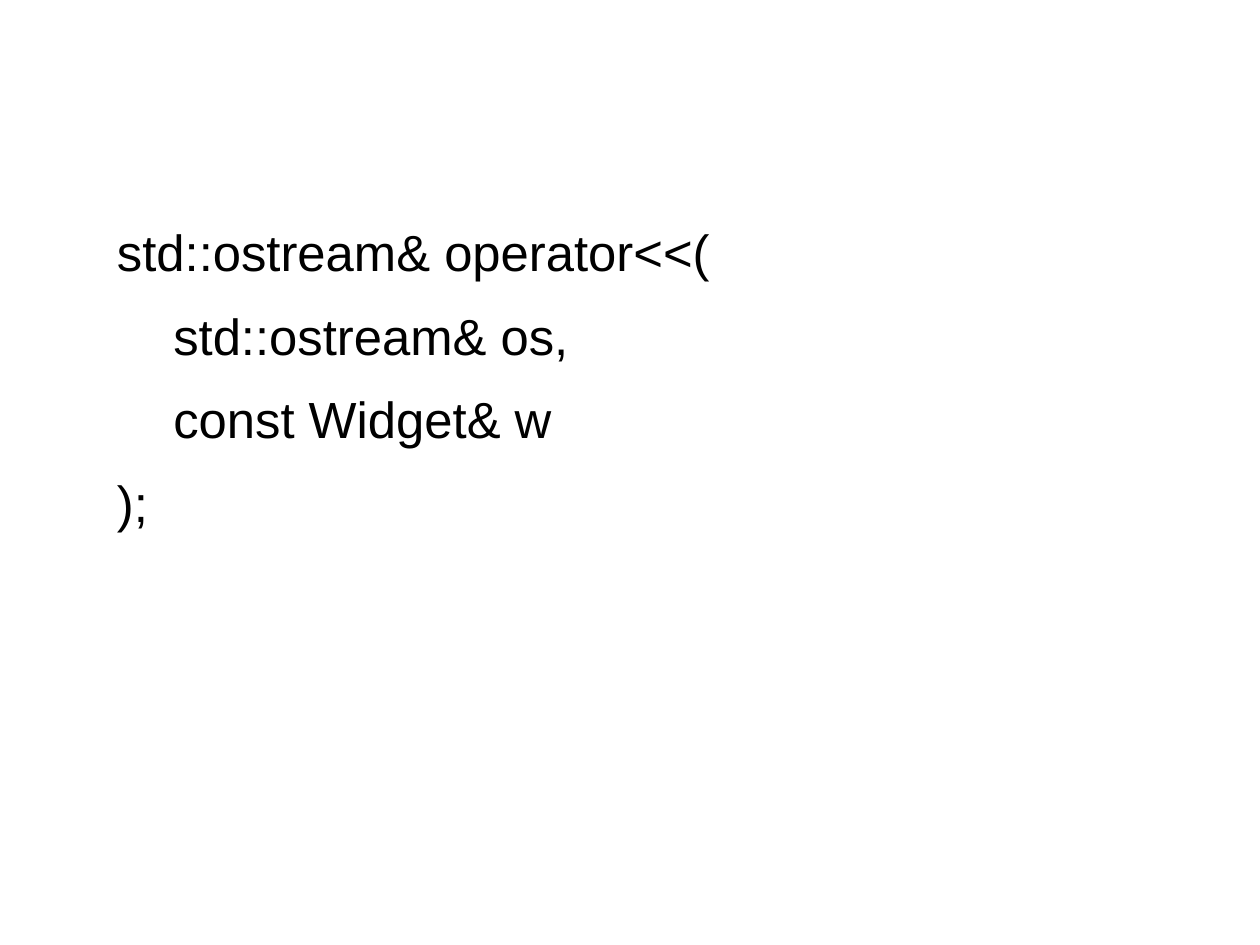
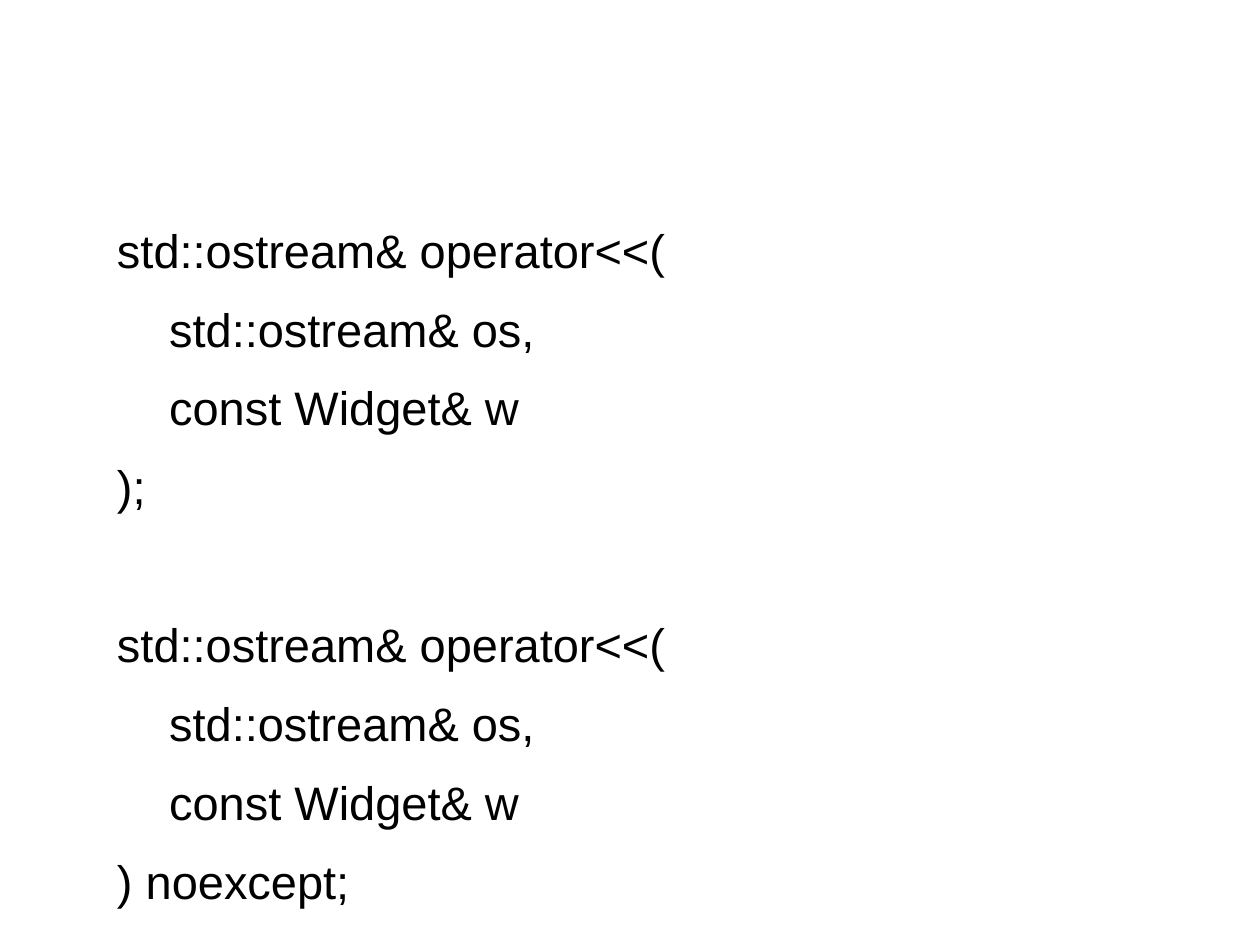
Before and after one commit to richelbilderbeek/CppPresentations, a slide deck: slide 20 of FunctionDesign/FunctionDesign.odp (slide 19 before the commit). Drawn at 1260x945 pixels with LibreOffice and Linux fonts; fonts in the diff are those of the drawing. Boxes give left, top, right and bottom in pixels: in the first picture for what was removed or moved away, otherwise in the second. Text is boxed around its words. In the diff, an @@ line names an element or a change of style, - is before the commit and + after.

```diff
--- a/FunctionDesign/FunctionDesign.odp
+++ b/FunctionDesign/FunctionDesign.odp
@@ text at (117,234,665,434): size 32 to 29.6 pt in "std::ostream& operator<<(", "std::ostream& os,", "const Widget& w", ");" @@
@@ text at (117,628,665,908): paragraphs added @@
+std::ostream& operator<<(
+std::ostream& os,
+const Widget& w
+) noexcept;
```
Also in this commit, not shown: 10 other slides changed, 1 slide added.
